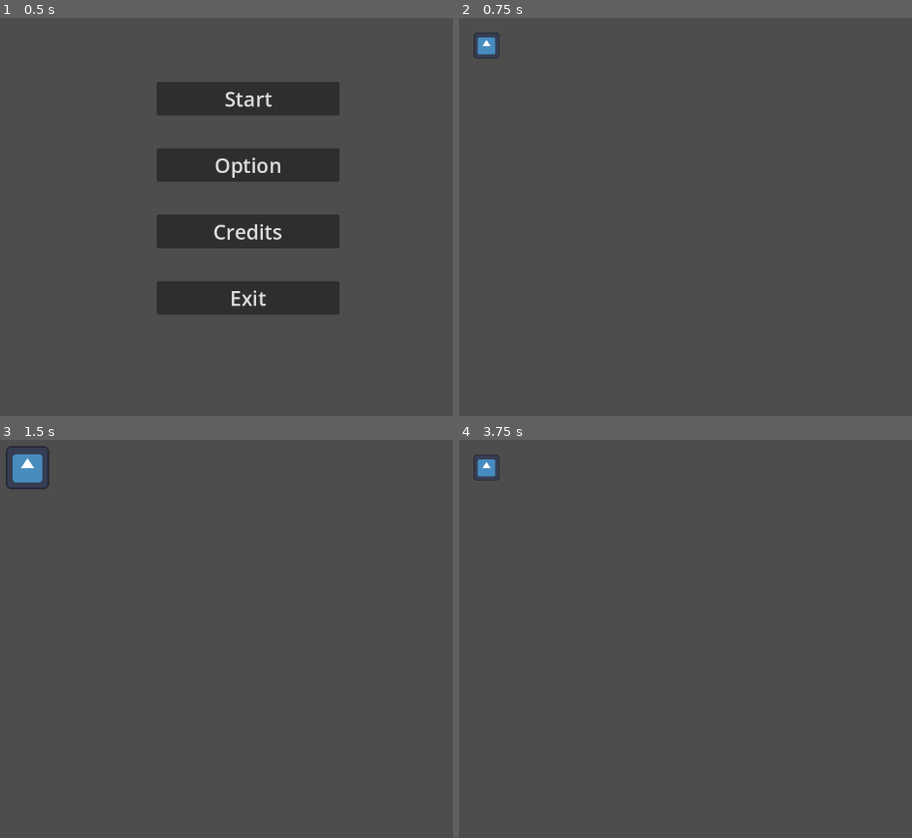
Above: before the commit, frames 1-4 (two rows, left to right).
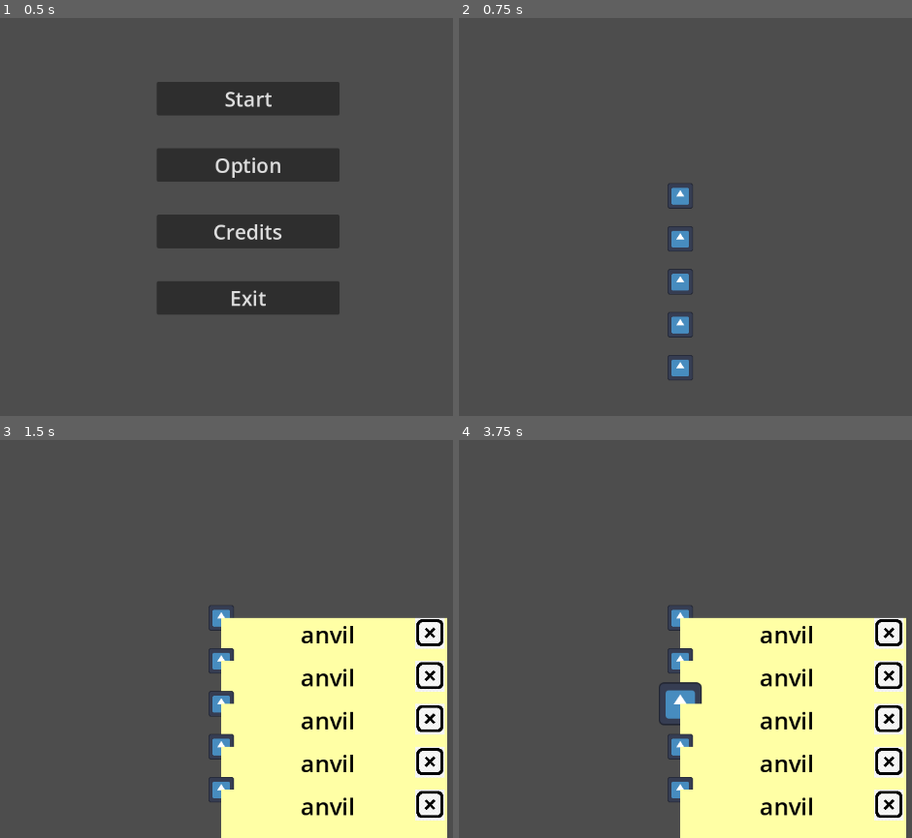
Above: after the commit, the same moments.

Repository: Zapzoop/chritmasgamejam
Game: Godot game, scene res://main_menu/mainmenu.tscn
Same seed, same stepped clock (60 frames per second), same inputs: the game is played once before the commit and once after it. The engine's default icon, where the game draws it, is replaced by a stand-in: a white triangle on a blue panel in a dark square.
Inputs (mouse positions are in pixels of both pictures, inside the frame that each line leads up to):
- Up to frame 1 (0.5 s): no input
- Up to frame 2 (0.75 s): click "Start" at 0.5 s
- Up to frame 3 (1.5 s): tap Enter at 1.25 s; move the mouse to (27, 467) at 1.27 s; press the mouse at (27, 467) at 1.28 s
- Up to frame 4 (3.75 s): tap Space at 2, 3.5 s; release the mouse at (486, 467) at 2.03 s; click (486, 467) at 2.1 s; tap Enter at 2.75 s; move the mouse to (798, 523) at 2.77 s; press the mouse at (798, 523) at 2.78 s; move the mouse to (685, 706) at 3.52 s; release the mouse at (685, 706) at 3.53 s; click (685, 706) at 3.6 s

Frame 1 is identical in both runs. In frame 2, 1.3% of the frame differs, in the area x 3-52%, y 3-91%; in frame 3, 29%, in the area x 1-99%, y 1-100%; in frame 4, 28%.

Commit message:
Added child_file to child with proper input

Diff:
--- a/assets/scenes&scripts/child_file.tscn
+++ b/assets/scenes&scripts/child_file.tscn
@@ -1,6 +1,7 @@
-[gd_scene load_steps=2 format=3 uid="uid://df08ijrktdbk6"]
+[gd_scene load_steps=3 format=3 uid="uid://df08ijrktdbk6"]
 
 [ext_resource type="Script" path="res://generator/generator.gd" id="1_tt4ca"]
+[ext_resource type="Texture2D" uid="uid://cbkldmjmlvhyw" path="res://assets/icons/close.jpg" id="2_fnb60"]
 
 [node name="paper" type="Sprite2D"]
 script = ExtResource("1_tt4ca")
@@ -43,3 +44,36 @@
 offset_right = 328.0
 offset_bottom = 616.0
 theme_override_colors/default_color = Color(0, 0, 0, 1)
+
+[node name="Naughty" type="Button" parent="."]
+anchors_preset = -1
+anchor_left = 40.0
+anchor_top = 552.0
+anchor_right = 128.0
+anchor_bottom = 584.0
+text = "Naughty"
+metadata/_edit_use_anchors_ = true
+
+[node name="Nice" type="Button" parent="."]
+anchors_preset = -1
+anchor_left = 208.0
+anchor_top = 552.0
+anchor_right = 288.0
+anchor_bottom = 584.0
+text = "Nice"
+metadata/_edit_use_anchors_ = true
+
+[node name="Close" type="Button" parent="."]
+anchors_preset = -1
+anchor_left = 288.0
+anchor_right = 332.4
+anchor_bottom = 46.4
+offset_right = 843.6
+offset_bottom = 881.6
+scale = Vector2(0.05, 0.05)
+icon = ExtResource("2_fnb60")
+metadata/_edit_use_anchors_ = true
+
+[connection signal="pressed" from="Naughty" to="." method="_on_naughty_pressed"]
+[connection signal="pressed" from="Nice" to="." method="_on_nice_pressed"]
+[connection signal="pressed" from="Close" to="." method="_on_close_pressed"]
--- a/child/child.gd
+++ b/child/child.gd
@@ -1,20 +1,32 @@
 extends CharacterBody2D
 
 var draggable = false
+var can_drag = false
+
+var verdictdone = false
+
 var offset
 
+@onready var report  = $paper
+func _ready():
+	report.parent = self
+
+
 func _process(delta):
-	if draggable:
-		if Input.is_action_just_pressed("click"):
-			offset = get_global_mouse_position() - global_position
-			Global.is_dragging = true
-		if Input.is_action_pressed("click"):
-			global_position = get_global_mouse_position() - offset
-		elif Input.is_action_just_released("click"):
-			var final_location = get_global_mouse_position()
-			Global.is_dragging = false
-			var tween = get_tree().create_tween()
-			tween.tween_property(self,"position",final_location,0.2).set_ease(Tween.EASE_OUT)
+	if Input.is_action_just_pressed("click") and !verdictdone:
+		report.visible = true
+	if can_drag:
+		if draggable:
+			if Input.is_action_just_pressed("click"):
+				offset = get_global_mouse_position() - global_position
+				Global.is_dragging = true
+			if Input.is_action_pressed("click"):
+				global_position = get_global_mouse_position() - offset
+			elif Input.is_action_just_released("click"):
+				var final_location = get_global_mouse_position()
+				Global.is_dragging = false
+				var tween = get_tree().create_tween()
+				tween.tween_property(self,"position",final_location,0.2).set_ease(Tween.EASE_OUT)
 
 
 
--- a/child/child.tscn
+++ b/child/child.tscn
@@ -1,7 +1,8 @@
-[gd_scene load_steps=5 format=3 uid="uid://dc75jg62m0dr3"]
+[gd_scene load_steps=6 format=3 uid="uid://dc75jg62m0dr3"]
 
 [ext_resource type="Script" path="res://child/child.gd" id="1_o16q4"]
 [ext_resource type="Texture2D" uid="uid://df8hb6mrpqwrh" path="res://icon.svg" id="2_heq2e"]
+[ext_resource type="PackedScene" uid="uid://df08ijrktdbk6" path="res://assets/scenes&scripts/child_file.tscn" id="3_a0p52"]
 
 [sub_resource type="CircleShape2D" id="CircleShape2D_x8ghi"]
 radius = 24.0
@@ -10,7 +11,6 @@
 radius = 16.0
 
 [node name="Child" type="CharacterBody2D"]
-position = Vector2(256, 128)
 input_pickable = true
 script = ExtResource("1_o16q4")
 
@@ -27,6 +27,9 @@
 scale = Vector2(0.3, 0.3)
 texture = ExtResource("2_heq2e")
 
+[node name="paper" parent="." instance=ExtResource("3_a0p52")]
+visible = false
+
 [connection signal="mouse_entered" from="." to="." method="_on_mouse_entered"]
 [connection signal="mouse_exited" from="." to="." method="_on_mouse_exited"]
 [connection signal="mouse_entered" from="Area2D" to="." method="_on_area_2d_mouse_entered"]
--- a/generator/generator.gd
+++ b/generator/generator.gd
@@ -1,6 +1,7 @@
 extends Node
 #TO RUN THE SCRIPT ADD IT TO ANY NODE AND THEN INSTANCE THAT SCENE
 
+var parent
 
 #Store as sentence:value
 var bad_habits = {
@@ -112,3 +113,20 @@
 
 
 	report_card()
+
+
+
+func _on_naughty_pressed():
+	parent.verdictdone = true
+	self.visible = false
+	parent.can_drag = true
+
+
+func _on_nice_pressed():
+	parent.verdictdone = true
+	self.visible = false
+	parent.can_drag = true
+
+
+func _on_close_pressed():
+	self.visible = false
--- /dev/null
+++ b/mainlevel/level.gd
@@ -0,0 +1,21 @@
+extends Node2D
+
+var child = preload("res://child/child.tscn")
+@onready var pos1 = $Pos1
+@onready var pos2 = $Pos2
+@onready var pos3 = $Pos3
+@onready var pos4 = $Pos4
+@onready var pos5 = $Pos5
+# Called when the node enters the scene tree for the first time.
+func _ready():
+	fill_pos()
+
+func fill_pos():
+	for i in range(self.get_child_count()):
+		var pos = self.get_child(i)
+		var child_ins = child.instantiate()
+		pos.add_child(child_ins)
+
+# Called every frame. 'delta' is the elapsed time since the previous frame.
+func _process(delta):
+	pass
--- a/mainlevel/level.tscn
+++ b/mainlevel/level.tscn
@@ -1,8 +1,21 @@
 [gd_scene load_steps=2 format=3 uid="uid://vuqfwpbiwr2m"]
 
-[ext_resource type="PackedScene" uid="uid://dc75jg62m0dr3" path="res://child/child.tscn" id="1_xap0m"]
+[ext_resource type="Script" path="res://mainlevel/level.gd" id="1_xguva"]
 
 [node name="Level" type="Node2D"]
+script = ExtResource("1_xguva")
 
-[node name="Child" parent="." instance=ExtResource("1_xap0m")]
-position = Vector2(224, 96)
+[node name="Pos1" type="Node2D" parent="."]
+position = Vector2(512, 320)
+
+[node name="Pos2" type="Node2D" parent="."]
+position = Vector2(512, 384)
+
+[node name="Pos3" type="Node2D" parent="."]
+position = Vector2(512, 448)
+
+[node name="Pos4" type="Node2D" parent="."]
+position = Vector2(512, 512)
+
+[node name="Pos5" type="Node2D" parent="."]
+position = Vector2(512, 576)
Binary file added: assets/characters/anvil.webp
Not shown, added: assets/characters/anvil.webp.import
Binary file added: assets/icons/close.jpg
Not shown, added: assets/icons/close.jpg.import
